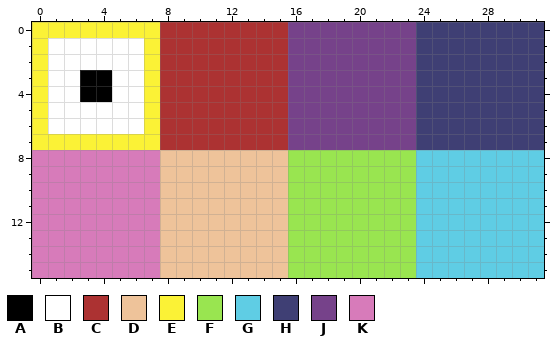
A pixel-art file gets an edit: Assets/Sprites/Grid/Sprite-0001.aseprite. Above: the version before the commit.
32x16 pixels, 1 frame.
Palette (. is transparent): A #000000  B #ffffff  C #ac3232  D #eec39a  E #fbf236  F #99e550  G #5fcde4  H #3f3f74  J #76428a  K #d77bba
Pixels before, first column x 0:
 0 EEEEEEEECCCCCCCCJJJJJJJJHHHHHHHH
 1 EBBBBBBECCCCCCCCJJJJJJJJHHHHHHHH
 2 EBBBBBBECCCCCCCCJJJJJJJJHHHHHHHH
 3 EBBAABBECCCCCCCCJJJJJJJJHHHHHHHH
 4 EBBAABBECCCCCCCCJJJJJJJJHHHHHHHH
 5 EBBBBBBECCCCCCCCJJJJJJJJHHHHHHHH
 6 EBBBBBBECCCCCCCCJJJJJJJJHHHHHHHH
 7 EEEEEEEECCCCCCCCJJJJJJJJHHHHHHHH
 8 KKKKKKKKDDDDDDDDFFFFFFFFGGGGGGGG
 9 KKKKKKKKDDDDDDDDFFFFFFFFGGGGGGGG
10 KKKKKKKKDDDDDDDDFFFFFFFFGGGGGGGG
11 KKKKKKKKDDDDDDDDFFFFFFFFGGGGGGGG
12 KKKKKKKKDDDDDDDDFFFFFFFFGGGGGGGG
13 KKKKKKKKDDDDDDDDFFFFFFFFGGGGGGGG
14 KKKKKKKKDDDDDDDDFFFFFFFFGGGGGGGG
15 KKKKKKKKDDDDDDDDFFFFFFFFGGGGGGGG
Now the later version:
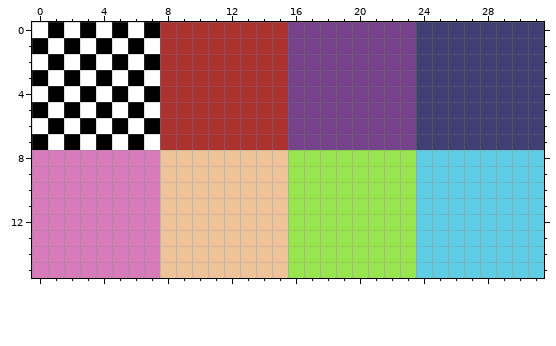
Changes in this commit:
Changed rows in their new state; - is an unchanged pixel.
first column x 0:
 0 BABABABA
 1 A-A-A-AB
 2 BA-A-A-A
 3 A-AB--AB
 4 BA--BA-A
 5 A-A-A-AB
 6 BA-A-A-A
 7 ABABABAB
Where, in picture pixels (left, top, right, bottom), the same in both pictures:
changed: (32, 22, 160, 150)
